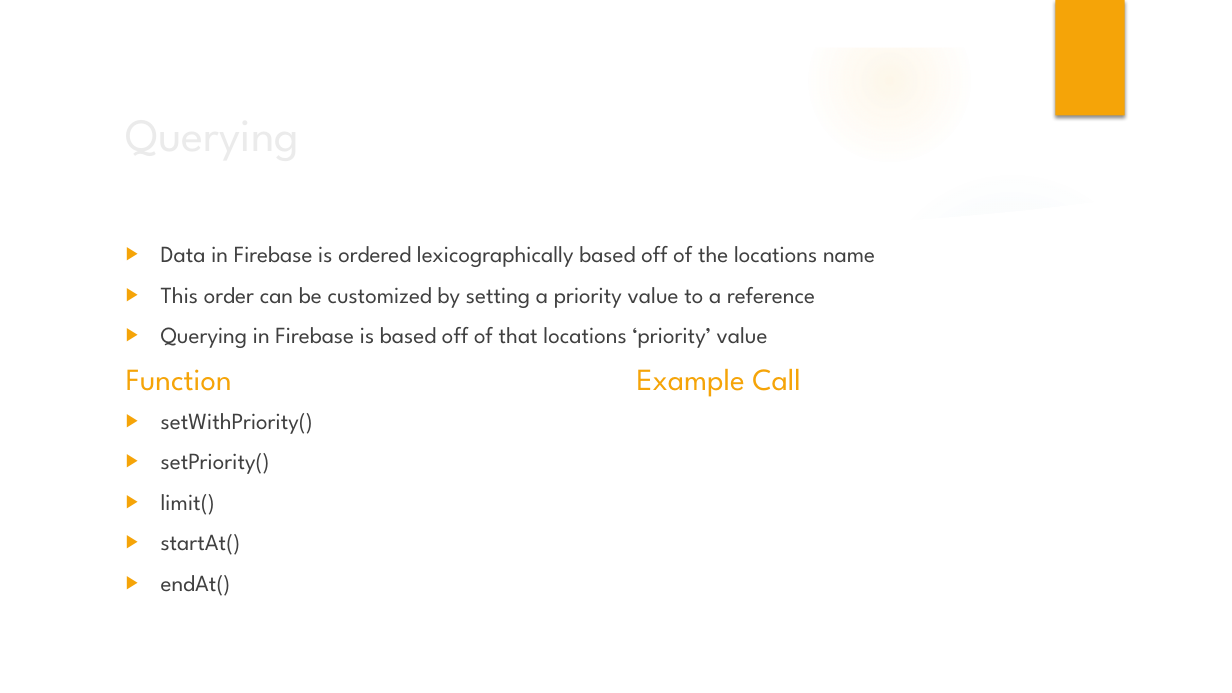
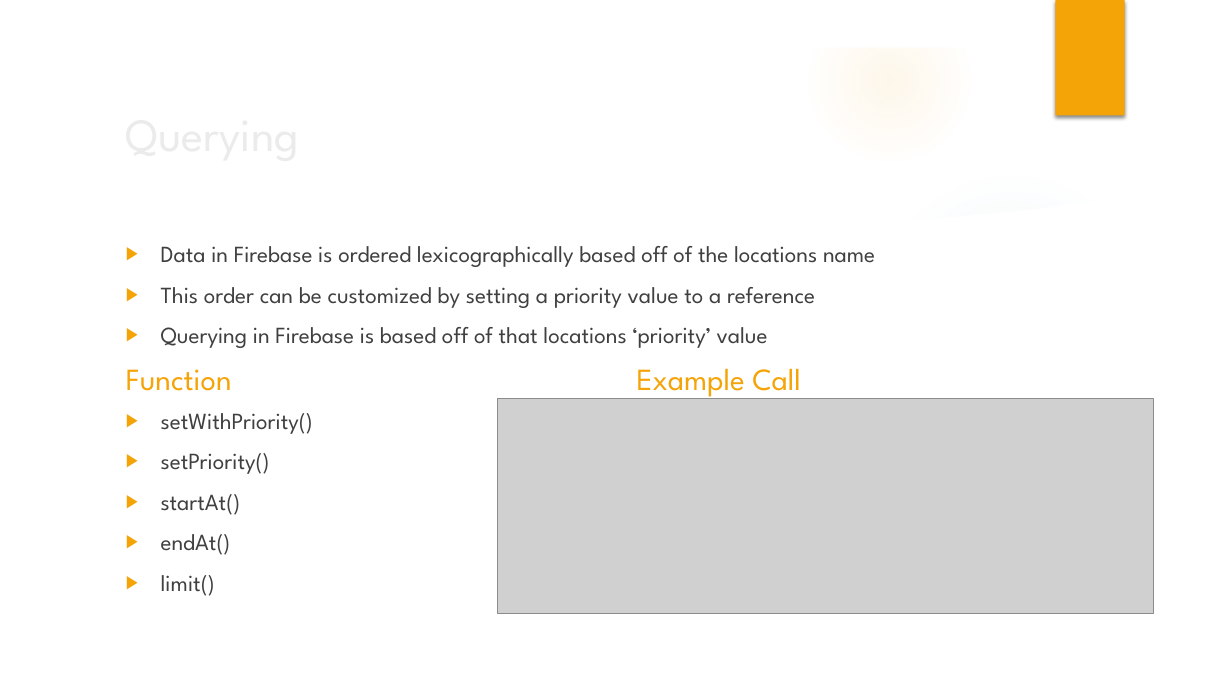
Before and after one commit to jbrelloch/Firepath, a slide deck: slide 10 of FirepathPresentation.pptx. Drawn at 1232x693 pixels with LibreOffice and Linux fonts; fonts in the diff are those of the drawing; grey boxes stand for pictures; background and template pictures are left out. Boxes give left, top, right and bottom in pixels: in the first picture for what was removed or moved away, otherwise in the second. Text is boxed around its words. In the diff, an @@ line names an element or a change of style, - is before the commit and + after.

```diff
--- a/FirepathPresentation.pptx
+++ b/FirepathPresentation.pptx
@@ picture added at bbox=[497, 399, 1154, 614] @@
@@ text at bbox=[161, 494, 215, 515]: paragraph removed @@
-▶ limit()
@@ text at bbox=[161, 575, 215, 596]: paragraph added @@
+▶ limit()
```
Also in this commit, not shown: 7 other slides changed, 2 slides added, 1 slide removed, 14 other files.
